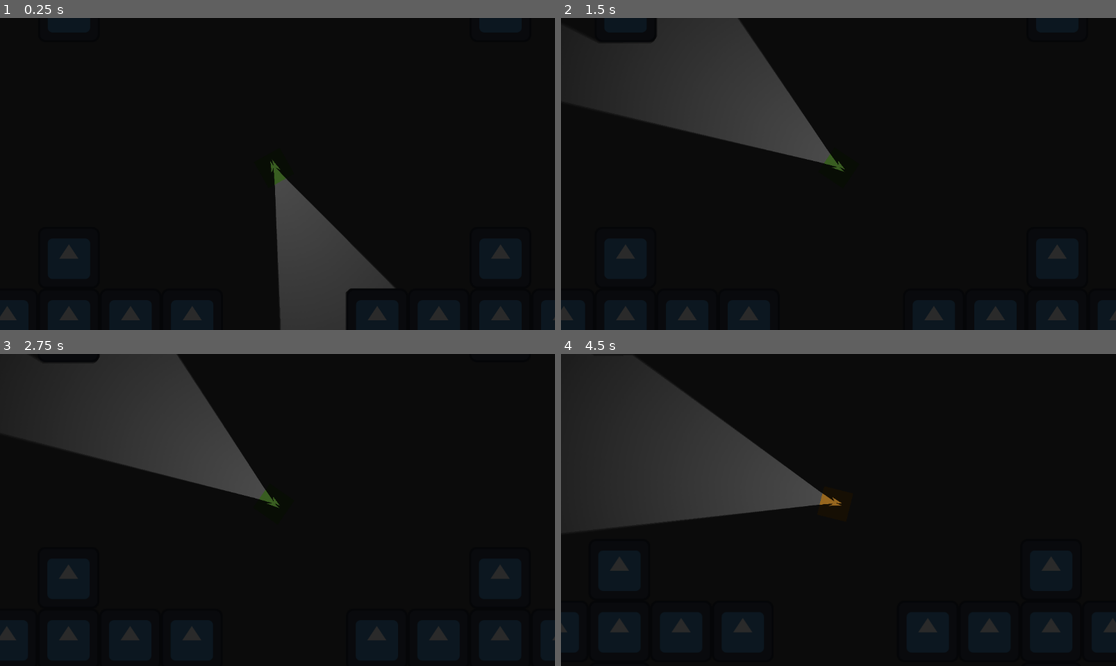
Above: before the commit, frames 1-4 (two rows, left to right).
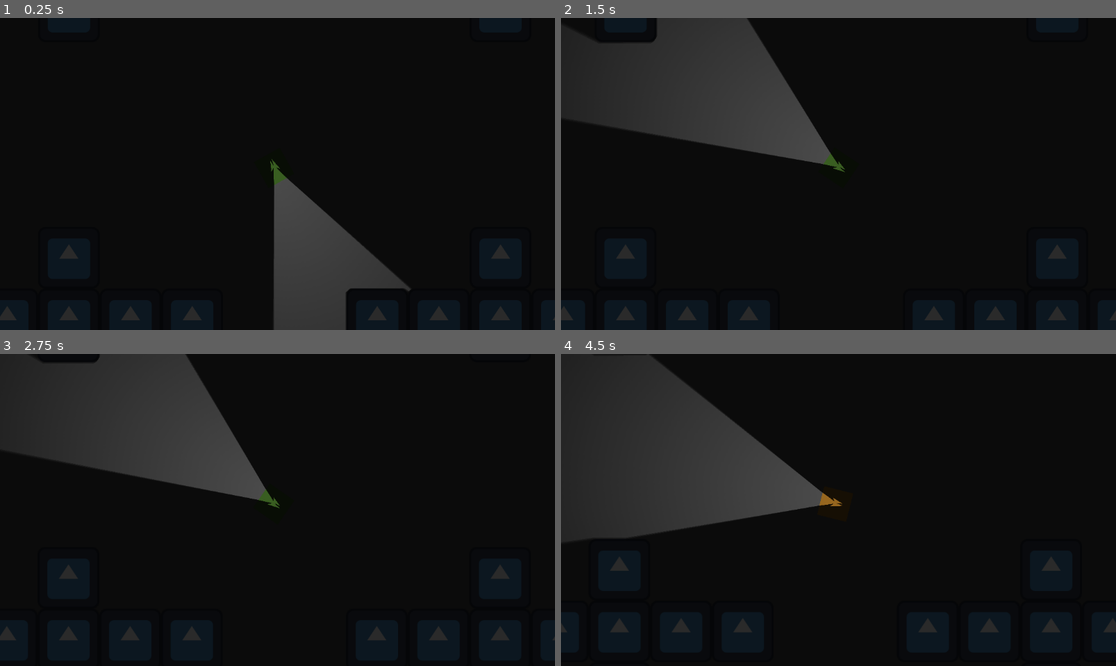
Above: after the commit, the same moments.

Repository: delaitaris/top-down-movement-game
Game: Godot game, scene res://scenes/game.tscn
The game is run twice, just before and just after one commit, with the same random seed, the same clock (stepped at 60 frames per second) and the same inputs. The engine's default icon, where the game draws it, is replaced by a stand-in: a white triangle on a blue panel in a dark square.
Inputs (mouse positions are in pixels of both pictures, inside the frame that each line leads up to):
- Up to frame 1 (0.25 s): no input
- Up to frame 2 (1.5 s): tap Enter at 0.5 s; move the mouse to (749, 105) at 0.52 s; tap A (a) at 0.6 s; click (749, 105) at 0.67 s; tap D (d) at 0.8, 1.35 s; move the mouse to (749, 105) at 1.27 s; click (749, 105) at 1.42 s
- Up to frame 3 (2.75 s): tap S (s) at 1.55, 2.1 s; move the mouse to (188, 444) at 2.02 s; click (188, 444) at 2.17 s; tap A (a) at 2.3 s
- Up to frame 4 (4.5 s): move the mouse to (744, 441) at 2.77 s; tap A (a) at 2.85 s; click (744, 441) at 2.92 s; tap D (d) at 3.05, 3.6 s; move the mouse to (1005, 556) at 3.52 s; click (1005, 556) at 3.67 s; tap S (s) at 3.8 s; move the mouse to (672, 463) at 4.27 s; tap Ctrl (lower height) at 4.35 s; click (672, 463) at 4.42 s

The runs differ from the first frame. In frame 1, 0.9% of the frame differs, in the area x 48-74%, y 45-100%; in frame 2, 1.6%; in frame 3, 1.6%; in frame 4, 1.7%, in the area x 0-51%, y 0-61%.

Commit message:
made the light bigger and stuff
not much, small upd

Diff:
--- a/scenes/character.tscn
+++ b/scenes/character.tscn
@@ -57,7 +57,7 @@
 fill_to = Vector2(0.80701756, 0.17105263)
 
 [sub_resource type="OccluderPolygon2D" id="OccluderPolygon2D_dp8ca"]
-polygon = PackedVector2Array(-18, -2, -18, 1, 38.000015, 19.999985, 38.000015, 15.999985, -4, 0, 38, -14, 38, -16.000008)
+polygon = PackedVector2Array(-18, -2, -18, 1, 38.000015, 19.999985, 36.000015, 16.999985, -4, 0, 37, -16.000008, 38, -18.000008)
 
 [node name="Character" type="CharacterBody2D" unique_id=323876973]
 script = ExtResource("1_wa5vi")
@@ -104,7 +104,7 @@
 
 [node name="PointLight2D" type="PointLight2D" parent="." unique_id=180403817]
 position = Vector2(183, 125)
-scale = Vector2(31.016, 25.14)
+scale = Vector2(33.976, 27.539)
 range_item_cull_mask = 3
 shadow_enabled = true
 shadow_filter = 1
